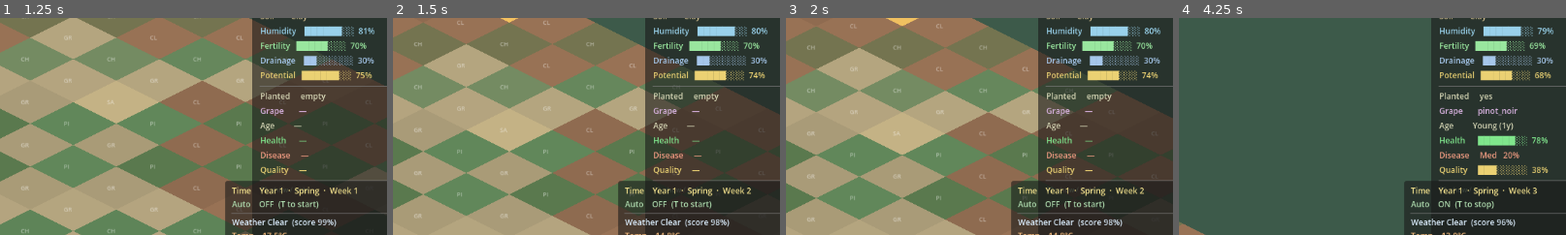
Above: before the commit, frames 1-4 (left to right).
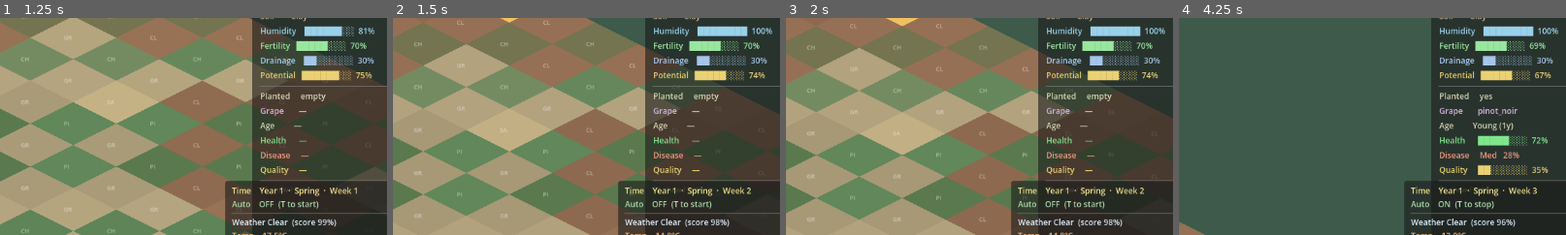
Above: after the commit, the same moments.

Repository: blayres/winery-simulator
Game: Godot game, scene res://scenes/world/World.tscn
Two runs of this game, one before a commit and one after it. Both use one fixed random seed, a clock stepped at 60 frames per second and the inputs below. Before the commit the project has no main scene; this scene is started directly in both runs.
Inputs (mouse positions are % of the whole screen's width and height, from its top left):
- Up to frame 1 (1.25 s): tap Enter at 0.5 s; drag from (61, 1) to (78, 15) at 0.52 s
- Up to frame 2 (1.5 s): tap Space at 1.25 s; drag from (56, 3) to (72, 18) at 1.27 s
- Up to frame 3 (2 s): no input
- Up to frame 4 (4.25 s): move the mouse to (44, 0) at 2.02 s; hold Right (ui_right) 2.03-2.75 s; tap T at 2.1 s; click (44, 0) at 2.17 s; drag from (11, 31) to (34, 51) at 2.77 s; tap Enter at 3.5 s; drag from (19, 46) to (47, 70) at 3.52 s
The pictures show only the part of the screen within x 41-90%, y 13-63%; the shares and areas given below are measured in that part.

Frame 1 is identical in both runs. In frame 2, 0.3% of the frame differs, in the area x 88-98%, y 3-9%; in frame 3, 0.3%; in frame 4, 0.5%, in the area x 80-98%, y 3-73%.

Commit message:
feat: climate effects on vineyard tiles

Diff:
--- a/autoload/VineyardSimulation.gd
+++ b/autoload/VineyardSimulation.gd
@@ -1,14 +1,12 @@
 ## VineyardSimulation.gd
 ## Singleton — simulation brain for all vineyard tiles.
 ##
-## Owns all TileSimData instances, initializes terroir, runs season ticks,
-## emits tile_data_changed so the visual layer stays in sync.
+## Owns all TileSimData instances, initializes terroir, runs ticks.
+## Two tick types:
+##   climate_tick  — weekly, driven by ClimateManager.climate_updated
+##   season_tick   — per season, driven by tick_season() (future GameManager hook)
 ##
 ## Single-writer rule: only this autoload writes TileSimData.
-## All other systems (visuals, UI, economy) are read-only consumers.
-##
-## Godot 4.6: uses FastNoiseLite for spatial variation (built-in).
-## All config values come from data/simulation/vineyard_sim_config.json.
 
 extends Node
 
@@ -38,9 +36,9 @@
 	_noise.seed       = randi()
 
 	DataManager.data_loaded.connect(_on_data_loaded)
-
-	# If data is already loaded (DataManager runs before this in autoload order),
-	# build archetypes immediately.
+	# Connect to climate updates — this drives the weekly tile tick.
+	ClimateManager.climate_updated.connect(_on_climate_updated)
+
 	if DataManager.is_loaded("soils") and DataManager.is_loaded("vineyard_sim"):
 		_build_archetypes()
 
@@ -86,7 +84,13 @@
 
 ## Public wrapper for quality recomputation — used by SimDemoSeeder.
 func recompute_quality_public(data: TileSimData) -> void:
-	_recompute_quality(data)
+	if not data.is_planted:
+		data.effective_quality = 0.0
+		return
+	var age_factor: float = clampf(float(data.vine_age) / 4.0 / 15.0, 0.0, 1.0)
+	data.effective_quality = clampf(
+		data.quality_potential * data.vine_health * (0.7 + age_factor * 0.3), 0.0, 1.0
+	)
 
 
 ## Plant a grape variety on a tile. Returns false if already planted.
@@ -98,7 +102,7 @@
 	data.grape_variety = grape_id
 	data.vine_age      = 0
 	data.vine_health   = float(_cfg.get("starting_health", 0.85))
-	_recompute_quality(data)
+	recompute_quality_public(data)
 	tile_data_changed.emit(data)
 	return true
 
@@ -112,7 +116,7 @@
 	data.grape_variety = ""
 	data.vine_age      = 0
 	data.vine_health   = 0.0
-	_recompute_quality(data)
+	recompute_quality_public(data)
 	tile_data_changed.emit(data)
 
 ## Run one simulation tick (called each season by GameManager).
@@ -127,6 +131,64 @@
 			tile_data_changed.emit(data)
 
 
+# ─── Private — climate tick ───────────────────────────────────────────────────
+
+func _on_climate_updated(climate_state: Dictionary) -> void:
+	if _tile_data.is_empty():
+		return
+	var effects_cfg: Dictionary = _get_cfg_section("climate_effects")
+	var stats: Dictionary = _run_climate_tick(climate_state, effects_cfg)
+	_log_tick_summary(stats)
+
+
+func _run_climate_tick(climate_state: Dictionary, effects_cfg: Dictionary) -> Dictionary:
+	var changed:       int   = 0
+	var sum_humidity:  float = 0.0
+	var sum_health:    float = 0.0
+	var sum_disease:   float = 0.0
+	var sum_quality:   float = 0.0
+	var planted:       int   = 0
+	var total:         int   = 0
+
+	for key: String in _tile_data:
+		var raw: Variant = _tile_data[key]
+		if not raw is TileSimData:
+			continue
+		var tile: TileSimData = raw
+		total += 1
+
+		var soil: Dictionary = _get_archetype(tile.soil_type)
+		if ClimateTileProcessor.apply(tile, climate_state, soil, effects_cfg):
+			changed += 1
+			tile_data_changed.emit(tile)
+
+		sum_humidity += tile.humidity
+		sum_disease  += tile.disease_risk
+		if tile.is_planted:
+			planted     += 1
+			sum_health  += tile.vine_health
+			sum_quality += tile.quality_potential
+
+	return {
+		"total": total, "changed": changed, "planted": planted,
+		"sum_humidity": sum_humidity, "sum_health": sum_health,
+		"sum_disease": sum_disease,   "sum_quality": sum_quality,
+	}
+
+
+func _log_tick_summary(s: Dictionary) -> void:
+	var total:   int = int(s.get("total",   0))
+	var planted: int = int(s.get("planted", 0))
+	if total == 0:
+		return
+	var avg_h: float = float(s["sum_humidity"]) / float(total)
+	var avg_d: float = float(s["sum_disease"])  / float(total)
+	var avg_v: float = float(s["sum_health"])   / float(planted) if planted > 0 else 0.0
+	var avg_q: float = float(s["sum_quality"])  / float(planted) if planted > 0 else 0.0
+	print("Vineyard Tick: avg_humidity=%.2f avg_health=%.2f avg_disease=%.2f avg_quality=%.2f  (%d changed)" \
+			% [avg_h, avg_v, avg_d, avg_q, int(s.get("changed", 0))])
+
+
 # ─── Private — initialization ─────────────────────────────────────────────────
 
 func _on_data_loaded(key: String) -> void:
@@ -206,7 +268,7 @@
 	data.grape_variety = ""
 	data.vine_age      = 0
 	data.vine_health   = 0.0
-	_recompute_quality(data)
+	recompute_quality_public(data)
 	return data
 
 
@@ -223,45 +285,12 @@
 	return str(ids[idx])
 
 
-# ─── Private — per-season tick ────────────────────────────────────────────────
-
+# ─── Private — per-season tick ───────────────────────────────────────────────
+
+## Season tick: ages vines. Climate tick handles health/disease/quality weekly.
 func _tick_vine(data: TileSimData) -> void:
-	# Age the vine by one season.
 	data.vine_age = mini(data.vine_age + 1, int(_get_vine_cfg("max_age", 50)) * 4)
-
-	# Health drifts slightly — future systems (climate, disease) will modify this.
-	# For now, healthy vines stay healthy with minor noise.
-	var health_drift: float = randf_range(-0.01, 0.005)
-	data.vine_health = clampf(
-		data.vine_health + health_drift,
-		float(_get_vine_cfg("min_health", 0.0)),
-		float(_get_vine_cfg("max_health", 1.0))
-	)
-
-	# Disease risk nudges with humidity.
-	var dis_cfg: Dictionary = _get_cfg_section("disease_risk")
-	data.disease_risk = clampf(
-		float(dis_cfg.get("base", 0.05)) +
-		data.humidity * float(dis_cfg.get("humidity_factor", 0.20)) +
-		randf_range(-0.01, 0.01),
-		0.0, 1.0
-	)
-
-	_recompute_quality(data)
-
-
-func _recompute_quality(data: TileSimData) -> void:
-	if not data.is_planted:
-		data.effective_quality = 0.0
-		return
-	# Effective quality = potential × health factor × age bonus.
-	# Age bonus: peaks at ~15 years (60 seasons), then plateaus.
-	var age_years: float  = float(data.vine_age) / 4.0
-	var age_factor: float = clampf(age_years / 15.0, 0.0, 1.0)
-	data.effective_quality = clampf(
-		data.quality_potential * data.vine_health * (0.7 + age_factor * 0.3),
-		0.0, 1.0
-	)
+	recompute_quality_public(data)
 
 
 # ─── Private — demo seeding (prototype only) ─────────────────────────────────
--- a/data/simulation/vineyard_sim_config.json
+++ b/data/simulation/vineyard_sim_config.json
@@ -1,10 +1,10 @@
 {
   "humidity": {
-    "base_min":          0.20,
-    "base_max":          0.85,
-    "variation_radius":  2,
+    "base_min":           0.20,
+    "base_max":           0.85,
+    "variation_radius":   2,
     "variation_strength": 0.12,
-    "noise_scale":       0.18
+    "noise_scale":        0.18
   },
   "fertility": {
     "variation_strength": 0.10
@@ -20,5 +20,46 @@
   "disease_risk": {
     "base":              0.05,
     "humidity_factor":   0.20
+  },
+  "climate_effects": {
+    "humidity": {
+      "rainfall_gain_rate":    0.008,
+      "temp_dry_rate":         0.003,
+      "wind_dry_rate":         0.002,
+      "drainage_modifier":     0.6,
+      "retention_modifier":    0.4
+    },
+    "disease": {
+      "high_humidity_threshold": 0.70,
+      "high_humidity_gain":      0.04,
+      "rainy_condition_gain":    0.03,
+      "low_wind_threshold":      8.0,
+      "low_wind_gain":           0.02,
+      "dry_condition_loss":      0.03,
+      "high_wind_threshold":     20.0,
+      "high_wind_loss":          0.02,
+      "good_drainage_loss":      0.01,
+      "unplanted_recovery_rate": 0.02
+    },
+    "vine_health": {
+      "drought_threshold":       0.25,
+      "drought_damage":          0.04,
+      "flood_threshold":         0.80,
+      "flood_damage":            0.02,
+      "balanced_min":            0.35,
+      "balanced_max":            0.65,
+      "balanced_recovery":       0.01,
+      "frost_damage":            0.06,
+      "heat_damage":             0.03
+    },
+    "quality": {
+      "stress_benefit_min":      0.28,
+      "stress_benefit_max":      0.38,
+      "stress_gain":             0.005,
+      "excess_humidity_threshold": 0.75,
+      "excess_humidity_loss":    0.004,
+      "low_health_threshold":    0.40,
+      "low_health_loss":         0.006
+    }
   }
 }
--- a/project.godot
+++ b/project.godot
@@ -11,6 +11,7 @@
 [application]
 
 config/name="winery-simulator"
+run/main_scene="res://scenes/world/World.tscn"
 config/features=PackedStringArray("4.6", "Forward Plus")
 config/icon="res://icon.svg"
 config/run/main_scene="res://scenes/world/World.tscn"
--- /dev/null
+++ b/scripts/ClimateTileProcessor.gd
@@ -0,0 +1,210 @@
+## ClimateTileProcessor.gd
+## Pure static class — applies weekly climate effects to one TileSimData.
+##
+## Responsibility:
+##   Contains all the math for how climate affects a tile each week.
+##   Called by VineyardSimulation once per tile per climate tick.
+##
+## Architecture note:
+##   No Node, no signals, no scene tree dependency.
+##   All tuning constants come from the cfg Dictionary (vineyard_sim_config.json
+##   "climate_effects" section) — nothing is hardcoded here.
+##   This makes the processor easy to unit-test and safe to call in a loop
+##   over thousands of tiles without overhead.
+##
+##   Mutation order each week:
+##     1. Tile humidity  (rainfall, temperature, wind, soil drainage)
+##     2. Disease risk   (humidity level, condition, wind, drainage, planted state)
+##     3. Vine health    (drought, flood, frost, heat — planted tiles only)
+##     4. Quality potential (water stress benefit, excess humidity, health — planted only)
+##   effective_quality is recomputed last from the updated values.
+
+class_name ClimateTileProcessor
+extends RefCounted
+
+
+## Apply one week of climate effects to [param tile].
+## [param climate] — Dictionary from ClimateManager.get_current_state().
+## [param soil]    — Dictionary from soils.json for this tile's soil_type.
+## [param cfg]     — "climate_effects" section of vineyard_sim_config.json.
+## Mutates tile in-place. Returns true if any value changed meaningfully.
+static func apply(tile: TileSimData, climate: Dictionary,
+		soil: Dictionary, cfg: Dictionary) -> bool:
+
+	var h_cfg: Dictionary = _section(cfg, "humidity")
+	var d_cfg: Dictionary = _section(cfg, "disease")
+	var v_cfg: Dictionary = _section(cfg, "vine_health")
+	var q_cfg: Dictionary = _section(cfg, "quality")
+
+	var old_humidity:  float = tile.humidity
+	var old_disease:   float = tile.disease_risk
+	var old_health:    float = tile.vine_health
+	var old_quality:   float = tile.quality_potential
+
+	_apply_humidity(tile, climate, soil, h_cfg)
+	_apply_disease(tile, climate, soil, d_cfg)
+
+	if tile.is_planted:
+		_apply_vine_health(tile, climate, v_cfg)
+		_apply_quality_potential(tile, q_cfg)
+		_recompute_effective_quality(tile)
+
+	# Return true if any field changed by more than a tiny epsilon.
+	return (
+		absf(tile.humidity         - old_humidity) > 0.001 or
+		absf(tile.disease_risk     - old_disease)  > 0.001 or
+		absf(tile.vine_health      - old_health)   > 0.001 or
+		absf(tile.quality_potential - old_quality) > 0.001
+	)
+
+
+# ─── Step 1 — Tile humidity ───────────────────────────────────────────────────
+
+static func _apply_humidity(tile: TileSimData, climate: Dictionary,
+		soil: Dictionary, cfg: Dictionary) -> void:
+
+	var rainfall:    float = float(climate.get("rainfall",    40.0))
+	var temperature: float = float(climate.get("temperature", 15.0))
+	var wind:        float = float(climate.get("wind",        10.0))
+
+	# Soil properties moderate how much rainfall actually reaches the tile.
+	var drainage:   float = float(soil.get("base_drainage",      tile.drainage))
+	var retention:  float = float(soil.get("water_retention",    1.0 - tile.drainage))
+
+	# Rainfall adds humidity, moderated by drainage (well-drained soils gain less).
+	var rain_gain: float = rainfall * float(cfg.get("rainfall_gain_rate", 0.008))
+	rain_gain *= lerp(
+		float(cfg.get("retention_modifier", 0.4)),
+		1.0,
+		retention
+	)
+
+	# High temperature and wind dry the tile out.
+	var temp_loss: float = maxf(0.0, temperature - 15.0) * float(cfg.get("temp_dry_rate", 0.003))
+	var wind_loss: float = wind * float(cfg.get("wind_dry_rate", 0.002))
+
+	# Good drainage accelerates moisture loss.
+	var drain_loss: float = drainage * float(cfg.get("drainage_modifier", 0.6)) * 0.01
+
+	tile.humidity = clampf(
+		tile.humidity + rain_gain - temp_loss - wind_loss - drain_loss,
+		0.0, 1.0
+	)
+
+
+# ─── Step 2 — Disease risk ────────────────────────────────────────────────────
+
+static func _apply_disease(tile: TileSimData, climate: Dictionary,
+		soil: Dictionary, cfg: Dictionary) -> void:
+
+	var humidity:   float  = tile.humidity
+	var wind:       float  = float(climate.get("wind",      10.0))
+	var condition:  String = str(climate.get("condition",   "Clear"))
+	var drainage:   float  = float(soil.get("base_drainage", tile.drainage))
+
+	var delta: float = 0.0
+
+	# Wet, stagnant conditions increase disease pressure.
+	if humidity >= float(cfg.get("high_humidity_threshold", 0.70)):
+		delta += float(cfg.get("high_humidity_gain", 0.04))
+
+	if condition == "Rainy":
+		delta += float(cfg.get("rainy_condition_gain", 0.03))
+
+	if wind < float(cfg.get("low_wind_threshold", 8.0)):
+		delta += float(cfg.get("low_wind_gain", 0.02))
+
+	# Dry and windy conditions reduce disease pressure.
+	if condition == "Dry":
+		delta -= float(cfg.get("dry_condition_loss", 0.03))
+
+	if wind >= float(cfg.get("high_wind_threshold", 20.0)):
+		delta -= float(cfg.get("high_wind_loss", 0.02))
+
+	# Good drainage reduces standing moisture and disease.
+	if drainage >= 0.70:
+		delta -= float(cfg.get("good_drainage_loss", 0.01))
+
+	# Unplanted tiles recover toward baseline faster.
+	if not tile.is_planted:
+		delta -= float(cfg.get("unplanted_recovery_rate", 0.02))
+
+	tile.disease_risk = clampf(tile.disease_risk + delta, 0.0, 1.0)
+
+
+# ─── Step 3 — Vine health (planted tiles only) ───────────────────────────────
+
+static func _apply_vine_health(tile: TileSimData, climate: Dictionary,
+		cfg: Dictionary) -> void:
+
+	var humidity:   float = tile.humidity
+	var frost_risk: float = float(climate.get("frost_risk",   0.0))
+	var temp:       float = float(climate.get("temperature",  15.0))
+
+	var delta: float = 0.0
+
+	# Drought stress — too dry damages vines.
+	if humidity < float(cfg.get("drought_threshold", 0.25)):
+		delta -= float(cfg.get("drought_damage", 0.04))
+
+	# Waterlogging — too wet also damages vines (root rot pressure).
+	elif humidity > float(cfg.get("flood_threshold", 0.80)):
+		delta -= float(cfg.get("flood_damage", 0.02))
+
+	# Balanced humidity allows slight recovery.
+	elif humidity >= float(cfg.get("balanced_min", 0.35)) and \
+		 humidity <= float(cfg.get("balanced_max", 0.65)):
+		delta += float(cfg.get("balanced_recovery", 0.01))
+
+	# Frost damages vines proportionally to frost_risk.
+	if frost_risk > 0.0:
+		delta -= frost_risk * float(cfg.get("frost_damage", 0.06))
+
+	# Heatwave stress.
+	if temp >= 32.0:
+		delta -= float(cfg.get("heat_damage", 0.03))
+
+	tile.vine_health = clampf(tile.vine_health + delta, 0.0, 1.0)
+
+
+# ─── Step 4 — Quality potential (planted tiles only) ─────────────────────────
+
+static func _apply_quality_potential(tile: TileSimData, cfg: Dictionary) -> void:
+	var humidity: float = tile.humidity
+	var delta:    float = 0.0
+
+	# Mild water stress (slightly dry) concentrates flavour — classic viticulture.
+	if humidity >= float(cfg.get("stress_benefit_min", 0.28)) and \
+	   humidity <= float(cfg.get("stress_benefit_max", 0.38)):
+		delta += float(cfg.get("stress_gain", 0.005))
+
+	# Excess humidity dilutes quality potential.
+	if humidity > float(cfg.get("excess_humidity_threshold", 0.75)):
+		delta -= float(cfg.get("excess_humidity_loss", 0.004))
+
+	# Poor vine health degrades quality ceiling over time.
+	if tile.vine_health < float(cfg.get("low_health_threshold", 0.40)):
+		delta -= float(cfg.get("low_health_loss", 0.006))
+
+	tile.quality_potential = clampf(tile.quality_potential + delta, 0.10, 1.0)
+
+
+# ─── Effective quality recompute ─────────────────────────────────────────────
+
+static func _recompute_effective_quality(tile: TileSimData) -> void:
+	if not tile.is_planted:
+		tile.effective_quality = 0.0
+		return
+	var age_years:  float = float(tile.vine_age) / 4.0
+	var age_factor: float = clampf(age_years / 15.0, 0.0, 1.0)
+	tile.effective_quality = clampf(
+		tile.quality_potential * tile.vine_health * (0.7 + age_factor * 0.3),
+		0.0, 1.0
+	)
+
+
+# ─── Helper ───────────────────────────────────────────────────────────────────
+
+static func _section(cfg: Dictionary, key: String) -> Dictionary:
+	var raw: Variant = cfg.get(key, {})
+	return raw if raw is Dictionary else {}
Not shown, added: scripts/ClimateTileProcessor.gd.uid
